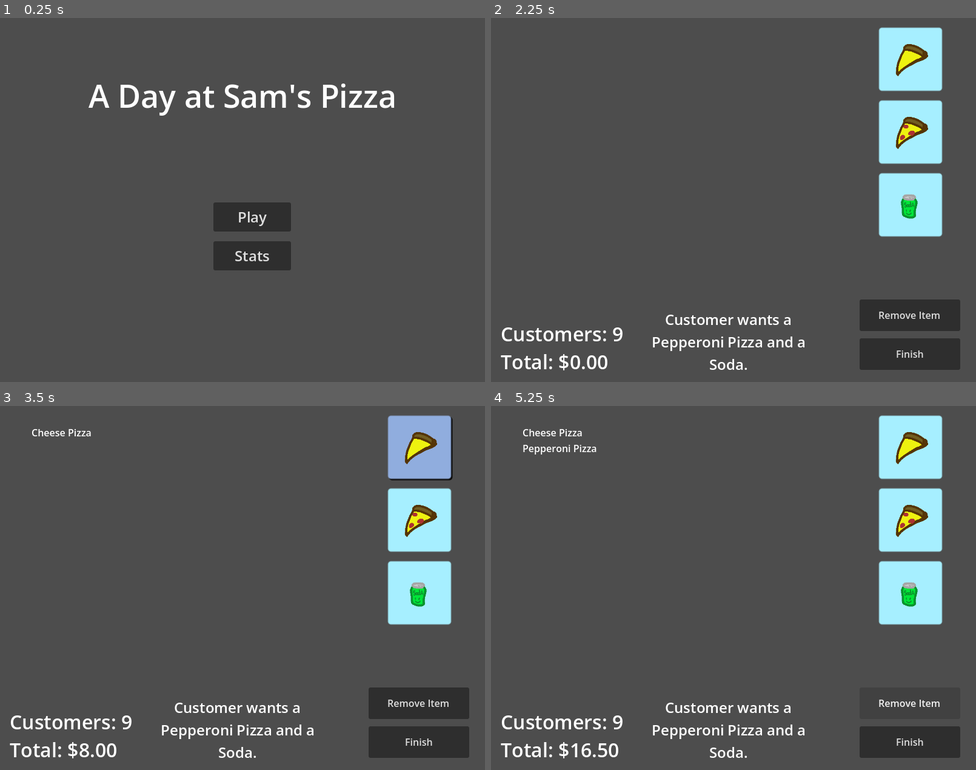
Above: before the commit, frames 1-4 (two rows, left to right).
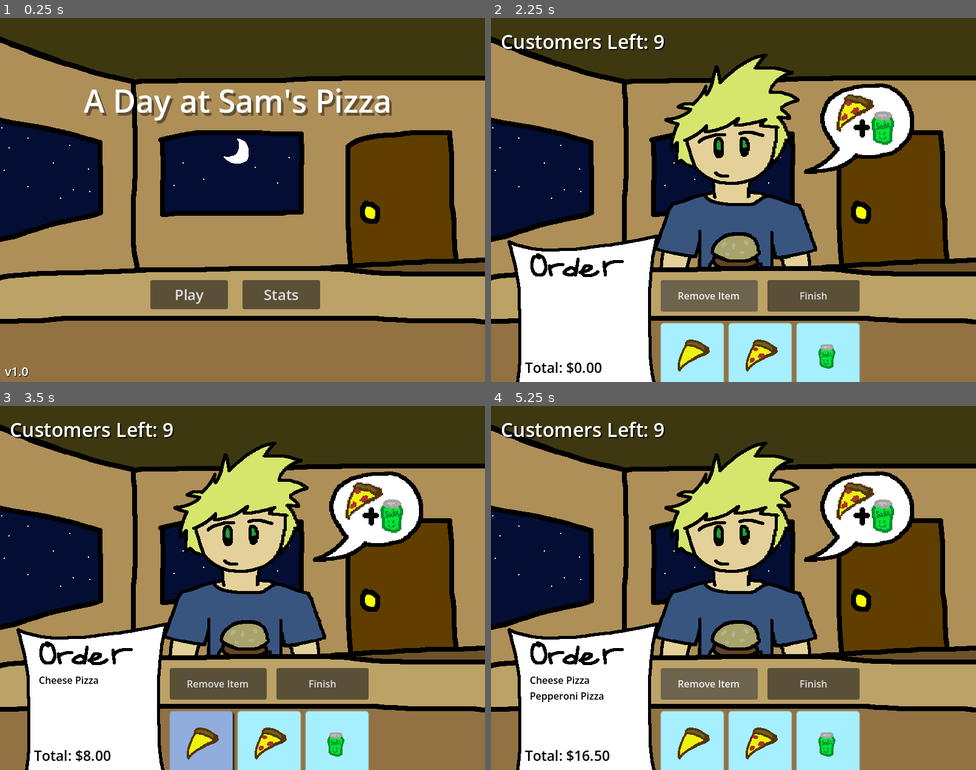
Above: after the commit, the same moments.

Repository: CollectorDev09/Sams-Pizza
Game: Godot game, scene res://scenes/menu.tscn
Two runs of this game, one before a commit and one after it. Both use one fixed random seed, a clock stepped at 60 frames per second and the inputs below.
Inputs (mouse positions are in pixels of both pictures, inside the frame that each line leads up to; where the layout moved, square brackets give the same spot in the first picture):
- Up to frame 1 (0.25 s): no input
- Up to frame 2 (2.25 s): click "Stats" at 0.5 s; click "Back" at 1.25 s; click "Play" at 2 s
- Up to frame 3 (3.5 s): click (203, 740) [417, 446] at 2.75 s
- Up to frame 4 (5.25 s): click (762, 740) [908, 518] at 3.5 s; click (830, 740) [908, 591] at 4.25 s; click "Remove Item" at 5 s

The runs differ from the first frame. In frame 1, 97% of the frame differs, in the area x 0-100%, y 0-100%; in frame 2, 98%; in frame 3, 96%; in frame 4, 98%.

Commit message:
RELEASEE

Diff:
--- a/project.godot
+++ b/project.godot
@@ -13,7 +13,7 @@
 config/name="A Day at Sam's Pizza"
 run/main_scene="uid://ccm061yuoyhrw"
 config/features=PackedStringArray("4.6", "GL Compatibility")
-config/icon="res://icon.svg"
+config/icon="uid://mfn4hjbjoa8a"
 
 [autoload]
 
@@ -33,6 +33,7 @@
 
 [rendering]
 
+textures/canvas_textures/default_texture_filter=0
 rendering_device/driver.windows="d3d12"
 renderer/rendering_method="gl_compatibility"
 renderer/rendering_method.mobile="gl_compatibility"
--- a/scenes/main.tscn
+++ b/scenes/main.tscn
@@ -4,17 +4,137 @@
 [ext_resource type="Script" uid="uid://dyiukkuljwp6j" path="res://scripts/stats.gd" id="2_0wfyh"]
 [ext_resource type="Script" uid="uid://cse2so7kcpbet" path="res://scripts/playAgain.gd" id="3_85g3d"]
 [ext_resource type="Script" uid="uid://dpgg36xgox5uj" path="res://scripts/GotoMainMenu.gd" id="3_choun"]
-[ext_resource type="Texture2D" uid="uid://cgshqgawvfym1" path="res://images/Cheese.png" id="3_jyhfs"]
+[ext_resource type="Texture2D" uid="uid://cgshqgawvfym1" path="res://images/game/items/Cheese.png" id="3_jyhfs"]
 [ext_resource type="StyleBox" uid="uid://dom7cclwgceme" path="res://styles/buttons/item.tres" id="3_tbgi4"]
-[ext_resource type="Texture2D" uid="uid://mfn4hjbjoa8a" path="res://images/Pepperoni.png" id="4_tbgi4"]
+[ext_resource type="Texture2D" uid="uid://mfn4hjbjoa8a" path="res://images/game/items/Pepperoni.png" id="4_tbgi4"]
 [ext_resource type="StyleBox" uid="uid://84amqjkgurww" path="res://styles/buttons/itemPressed.tres" id="4_tefeu"]
-[ext_resource type="Texture2D" uid="uid://ukj0n2lbjdxx" path="res://images/GoldSoda.png" id="7_o6xl0"]
+[ext_resource type="Texture2D" uid="uid://btxa4nxsrh30y" path="res://images/game/characters/Macy.png" id="5_muem4"]
+[ext_resource type="Texture2D" uid="uid://cncr4xv1mqdwh" path="res://images/game/characters/Star.png" id="6_dp3eg"]
+[ext_resource type="Texture2D" uid="uid://ukj0n2lbjdxx" path="res://images/game/items/GoldSoda.png" id="7_o6xl0"]
 [ext_resource type="StyleBox" uid="uid://dowuwtmrye1m5" path="res://styles/buttons/itemHover.tres" id="7_tipki"]
+[ext_resource type="Texture2D" uid="uid://gskilcafc1xy" path="res://images/game/ChatBubble.png" id="8_dp3eg"]
+[ext_resource type="Texture2D" uid="uid://d08e7edv0nqt5" path="res://images/game/ChatItems.png" id="9_0ld40"]
+[ext_resource type="Texture2D" uid="uid://bqjjjoblcrm2i" path="res://images/game/pizzaShop/Sky_night.png" id="11_trceg"]
+[ext_resource type="Texture2D" uid="uid://cwl4pxtidm15p" path="res://images/game/pizzaShop/Place.png" id="12_a8y0u"]
+[ext_resource type="Texture2D" uid="uid://cobsq743bfav1" path="res://images/game/pizzaShop/Desk.png" id="13_jkv2x"]
+[ext_resource type="Texture2D" uid="uid://2fjrhmf8eshr" path="res://images/game/OrderPaper.png" id="14_a8y0u"]
+[ext_resource type="Texture2D" uid="uid://bya72yyly668f" path="res://images/game/characters/Jonathan.png" id="15_jkv2x"]
+
+[sub_resource type="SpriteFrames" id="SpriteFrames_jbj1t"]
+animations = [{
+"frames": [{
+"duration": 1.0,
+"texture": ExtResource("15_jkv2x")
+}],
+"loop": true,
+"name": &"Jonathan",
+"speed": 5.0
+}, {
+"frames": [{
+"duration": 1.0,
+"texture": ExtResource("5_muem4")
+}],
+"loop": true,
+"name": &"Macy",
+"speed": 5.0
+}, {
+"frames": [{
+"duration": 1.0,
+"texture": ExtResource("6_dp3eg")
+}],
+"loop": true,
+"name": &"Star",
+"speed": 5.0
+}]
+
+[sub_resource type="AtlasTexture" id="AtlasTexture_gqmmt"]
+atlas = ExtResource("9_0ld40")
+region = Rect2(0, 55, 71, 55)
+
+[sub_resource type="AtlasTexture" id="AtlasTexture_yc10j"]
+atlas = ExtResource("9_0ld40")
+region = Rect2(0, 0, 71, 55)
+
+[sub_resource type="AtlasTexture" id="AtlasTexture_jscy8"]
+atlas = ExtResource("9_0ld40")
+region = Rect2(71, 55, 71, 55)
+
+[sub_resource type="AtlasTexture" id="AtlasTexture_pm3ni"]
+atlas = ExtResource("9_0ld40")
+region = Rect2(71, 0, 71, 55)
+
+[sub_resource type="SpriteFrames" id="SpriteFrames_y6deb"]
+animations = [{
+"frames": [{
+"duration": 1.0,
+"texture": SubResource("AtlasTexture_gqmmt")
+}],
+"loop": true,
+"name": &"Cheese",
+"speed": 5.0
+}, {
+"frames": [{
+"duration": 1.0,
+"texture": SubResource("AtlasTexture_yc10j")
+}],
+"loop": true,
+"name": &"CheeseSoda",
+"speed": 5.0
+}, {
+"frames": [{
+"duration": 1.0,
+"texture": SubResource("AtlasTexture_jscy8")
+}],
+"loop": true,
+"name": &"Pepper",
+"speed": 5.0
+}, {
+"frames": [{
+"duration": 1.0,
+"texture": SubResource("AtlasTexture_pm3ni")
+}],
+"loop": true,
+"name": &"PepperSoda",
+"speed": 5.0
+}]
 
 [node name="Main" type="Node2D" unique_id=1615080614]
 script = ExtResource("1_o5qli")
 
+[node name="BG" type="CanvasLayer" parent="." unique_id=1652939463]
+layer = -1
+
+[node name="BG" type="Sprite2D" parent="BG" unique_id=1346253311]
+texture = ExtResource("11_trceg")
+centered = false
+
+[node name="Place" type="Sprite2D" parent="BG" unique_id=741426854]
+texture = ExtResource("12_a8y0u")
+centered = false
+
+[node name="Character" type="AnimatedSprite2D" parent="BG" unique_id=412132536]
+position = Vector2(408, 240)
+sprite_frames = SubResource("SpriteFrames_jbj1t")
+animation = &"Jonathan"
+
+[node name="Desk" type="Sprite2D" parent="BG" unique_id=1800753090]
+position = Vector2(0, 390)
+texture = ExtResource("13_jkv2x")
+centered = false
+
+[node name="ChatBubble" type="Sprite2D" parent="BG" unique_id=254748596]
+position = Vector2(608, 184.00002)
+scale = Vector2(-1.321, 1.179)
+texture = ExtResource("8_dp3eg")
+
+[node name="ChatItem" type="AnimatedSprite2D" parent="BG" unique_id=131014526]
+position = Vector2(619.1875, 168.31252)
+scale = Vector2(1.6672534, 1.7340906)
+sprite_frames = SubResource("SpriteFrames_y6deb")
+animation = &"PepperSoda"
+
 [node name="StatsHUD" type="CanvasLayer" parent="." unique_id=828023848]
+visible = false
 script = ExtResource("2_0wfyh")
 
 [node name="BG" type="ColorRect" parent="StatsHUD" unique_id=876052792]
@@ -78,17 +198,11 @@
 [node name="MainHUD" type="CanvasLayer" parent="." unique_id=1070360870]
 layer = 0
 
-[node name="Items" type="Label" parent="MainHUD" unique_id=1461138221]
-offset_left = 52.0
-offset_top = 32.0
-offset_right = 307.0
-offset_bottom = 385.0
-
 [node name="CheesePizzaButton" type="Button" parent="MainHUD" unique_id=1771041734]
-offset_left = 640.0
-offset_top = 16.0
-offset_right = 744.0
-offset_bottom = 120.0
+offset_left = 280.0
+offset_top = 503.0
+offset_right = 384.0
+offset_bottom = 607.0
 theme_override_styles/normal = ExtResource("3_tbgi4")
 theme_override_styles/pressed = ExtResource("4_tefeu")
 theme_override_styles/hover = ExtResource("7_tipki")
@@ -96,10 +210,10 @@
 expand_icon = true
 
 [node name="PepperoniPizzaButton" type="Button" parent="MainHUD" unique_id=202157933]
-offset_left = 640.0
-offset_top = 136.0
-offset_right = 744.0
-offset_bottom = 240.0
+offset_left = 392.0
+offset_top = 503.0
+offset_right = 496.0
+offset_bottom = 607.0
 theme_override_styles/normal = ExtResource("3_tbgi4")
 theme_override_styles/pressed = ExtResource("4_tefeu")
 theme_override_styles/hover = ExtResource("7_tipki")
@@ -107,10 +221,10 @@
 expand_icon = true
 
 [node name="SodaButton" type="Button" parent="MainHUD" unique_id=166055828]
-offset_left = 640.0
-offset_top = 256.0
-offset_right = 744.0
-offset_bottom = 360.0
+offset_left = 504.0
+offset_top = 503.0
+offset_right = 608.0
+offset_bottom = 607.0
 theme_override_styles/normal = ExtResource("3_tbgi4")
 theme_override_styles/pressed = ExtResource("4_tefeu")
 theme_override_styles/hover = ExtResource("7_tipki")
@@ -118,33 +232,29 @@
 expand_icon = true
 
 [node name="RemoveButton" type="Button" parent="MainHUD" unique_id=1972082353]
-offset_left = 608.0
-offset_top = 464.0
-offset_right = 774.0
-offset_bottom = 516.0
+offset_left = 280.0
+offset_top = 432.0
+offset_right = 440.0
+offset_bottom = 484.0
 text = "Remove Item"
 
 [node name="CustomersText" type="Label" parent="MainHUD" unique_id=373459955]
 offset_left = 16.0
-offset_top = 498.0
-offset_right = 110.0
-offset_bottom = 543.0
+offset_top = 16.0
+offset_right = 296.0
+offset_bottom = 61.0
+theme_override_colors/font_shadow_color = Color(0, 0, 0, 0.61960787)
+theme_override_constants/shadow_offset_x = 2
+theme_override_constants/shadow_offset_y = 2
 theme_override_font_sizes/font_size = 32
 text = "Customers:"
 
-[node name="TotalText" type="Label" parent="MainHUD" unique_id=1669967727]
-offset_left = 16.0
-offset_top = 544.0
-offset_right = 103.0
-offset_bottom = 589.0
-theme_override_font_sizes/font_size = 32
-text = "Total:"
-
 [node name="RequestText" type="Label" parent="MainHUD" unique_id=1570861763]
+visible = false
 offset_left = 240.0
-offset_top = 480.0
+offset_top = 88.0
 offset_right = 544.0
-offset_bottom = 578.0
+offset_bottom = 186.0
 theme_override_font_sizes/font_size = 24
 text = "Cusat"
 horizontal_alignment = 1
@@ -152,11 +262,31 @@
 autowrap_mode = 2
 
 [node name="FinishButton" type="Button" parent="MainHUD" unique_id=1993917305]
-offset_left = 608.0
-offset_top = 528.0
-offset_right = 774.0
-offset_bottom = 580.0
+offset_left = 456.0
+offset_top = 432.0
+offset_right = 608.0
+offset_bottom = 484.0
 text = "Finish"
+
+[node name="Paper" type="Sprite2D" parent="MainHUD" unique_id=1118842769]
+position = Vector2(159.5, 503.5)
+texture = ExtResource("14_a8y0u")
+
+[node name="Items" type="Label" parent="MainHUD" unique_id=1461138221]
+offset_left = 63.5
+offset_top = 439.5
+offset_right = 247.5
+offset_bottom = 543.5
+theme_override_colors/font_color = Color(0, 0, 0, 1)
+
+[node name="TotalText" type="Label" parent="MainHUD" unique_id=1669967727]
+offset_left = 55.5
+offset_top = 559.5
+offset_right = 167.5
+offset_bottom = 591.5
+theme_override_colors/font_color = Color(0, 0, 0, 1)
+theme_override_font_sizes/font_size = 23
+text = "Total:"
 
 [connection signal="pressed" from="StatsHUD/MainMenuButton" to="StatsHUD/MainMenuButton" method="_pressed"]
 [connection signal="pressed" from="StatsHUD/PlayAgainButton" to="StatsHUD/PlayAgainButton" method="_pressed"]
--- a/scenes/menu.tscn
+++ b/scenes/menu.tscn
@@ -1,18 +1,34 @@
 [gd_scene format=3 uid="uid://ccm061yuoyhrw"]
 
+[ext_resource type="Texture2D" uid="uid://bqjjjoblcrm2i" path="res://images/game/pizzaShop/Sky_night.png" id="1_4ytvr"]
 [ext_resource type="Script" uid="uid://c3prm447ff2h3" path="res://scripts/menu/playButton.gd" id="1_yqeox"]
+[ext_resource type="Texture2D" uid="uid://cwl4pxtidm15p" path="res://images/game/pizzaShop/Place.png" id="2_g3eks"]
 [ext_resource type="Script" uid="uid://byvan63mdsld0" path="res://scripts/menu/statsButton.gd" id="2_vjb58"]
+[ext_resource type="Texture2D" uid="uid://cobsq743bfav1" path="res://images/game/pizzaShop/Desk.png" id="3_v86rl"]
 
 [node name="Menu" type="Node2D" unique_id=1771713687]
+
+[node name="BG" type="Sprite2D" parent="." unique_id=1523876080]
+texture = ExtResource("1_4ytvr")
+centered = false
+
+[node name="Place" type="Sprite2D" parent="." unique_id=1235987820]
+texture = ExtResource("2_g3eks")
+centered = false
+
+[node name="Desk" type="Sprite2D" parent="." unique_id=1906413111]
+position = Vector2(0, 390)
+texture = ExtResource("3_v86rl")
+centered = false
 
 [node name="Play" type="Button" parent="." unique_id=73038390]
 anchors_preset = 2
 anchor_top = 1.0
 anchor_bottom = 1.0
-offset_left = 352.0
-offset_top = 304.0
-offset_right = 480.0
-offset_bottom = 352.0
+offset_left = 248.0
+offset_top = 432.0
+offset_right = 376.0
+offset_bottom = 480.0
 grow_vertical = 0
 size_flags_horizontal = 4
 size_flags_vertical = 4
@@ -24,10 +40,10 @@
 anchors_preset = 2
 anchor_top = 1.0
 anchor_bottom = 1.0
-offset_left = 352.0
-offset_top = 368.0
-offset_right = 480.0
-offset_bottom = 416.0
+offset_left = 400.0
+offset_top = 432.0
+offset_right = 528.0
+offset_bottom = 480.0
 grow_vertical = 0
 size_flags_horizontal = 4
 size_flags_vertical = 4
@@ -35,11 +51,25 @@
 text = "Stats"
 script = ExtResource("2_vjb58")
 
+[node name="Version" type="Label" parent="." unique_id=25393234]
+offset_left = 8.0
+offset_top = 568.0
+offset_right = 56.0
+offset_bottom = 596.0
+theme_override_colors/font_shadow_color = Color(0, 0, 0, 0.7058824)
+theme_override_font_sizes/font_size = 20
+text = "v1.0"
+
 [node name="Label" type="Label" parent="." unique_id=2122272813]
-offset_left = 128.0
-offset_top = 88.0
-offset_right = 672.0
-offset_bottom = 168.0
+offset_left = 120.0
+offset_top = 96.0
+offset_right = 664.0
+offset_bottom = 176.0
+theme_override_colors/font_shadow_color = Color(0, 0, 0, 0.4392157)
+theme_override_constants/shadow_offset_x = 4
+theme_override_constants/shadow_offset_y = 5
+theme_override_constants/outline_size = 0
+theme_override_constants/shadow_outline_size = 0
 theme_override_font_sizes/font_size = 52
 text = "A Day at Sam's Pizza"
 horizontal_alignment = 1
--- a/scenes/stats.tscn
+++ b/scenes/stats.tscn
@@ -1,54 +1,66 @@
 [gd_scene format=3 uid="uid://bbd61t3we7rmc"]
 
 [ext_resource type="Script" uid="uid://drl42y63c2v8f" path="res://scripts/stats/stats.gd" id="1_3f7q0"]
+[ext_resource type="Texture2D" uid="uid://bqjjjoblcrm2i" path="res://images/game/pizzaShop/Sky_night.png" id="2_lfxck"]
+[ext_resource type="Texture2D" uid="uid://cwl4pxtidm15p" path="res://images/game/pizzaShop/Place.png" id="3_lid6g"]
+[ext_resource type="Texture2D" uid="uid://cobsq743bfav1" path="res://images/game/pizzaShop/Desk.png" id="4_8yy15"]
+[ext_resource type="Texture2D" uid="uid://13bm2ap7wcj3" path="res://images/stats/StatPaper.png" id="5_lid6g"]
 
 [node name="Stats" type="Node2D" unique_id=1006589085]
 script = ExtResource("1_3f7q0")
 
-[node name="Stats" type="Label" parent="." unique_id=2136799839]
-offset_left = 256.0
-offset_top = 8.0
-offset_right = 544.0
-offset_bottom = 96.0
-theme_override_font_sizes/font_size = 32
-text = "Stats"
-horizontal_alignment = 1
+[node name="BG" type="Sprite2D" parent="." unique_id=1198163837]
+texture = ExtResource("2_lfxck")
+centered = false
+
+[node name="Place" type="Sprite2D" parent="." unique_id=79033756]
+texture = ExtResource("3_lid6g")
+centered = false
+
+[node name="Desk" type="Sprite2D" parent="." unique_id=1470816858]
+position = Vector2(0, 390)
+texture = ExtResource("4_8yy15")
+centered = false
+
+[node name="StatPaper" type="Sprite2D" parent="." unique_id=378071228]
+position = Vector2(424, 296)
+texture = ExtResource("5_lid6g")
 
 [node name="ScoreLabel" type="Label" parent="." unique_id=1114787057]
-offset_left = 160.0
-offset_top = 200.0
-offset_right = 640.0
-offset_bottom = 240.0
-theme_override_font_sizes/font_size = 24
+offset_left = 320.0
+offset_top = 256.0
+offset_right = 536.0
+offset_bottom = 280.0
+theme_override_colors/font_color = Color(0, 0, 0, 1)
+theme_override_font_sizes/font_size = 16
 text = "Score:"
-horizontal_alignment = 1
 vertical_alignment = 1
 
 [node name="AccuracyLabel" type="Label" parent="." unique_id=648462821]
-offset_left = 160.0
-offset_top = 256.0
-offset_right = 640.0
-offset_bottom = 296.0
-theme_override_font_sizes/font_size = 24
+offset_left = 304.0
+offset_top = 280.0
+offset_right = 536.0
+offset_bottom = 304.0
+theme_override_colors/font_color = Color(0, 0, 0, 1)
+theme_override_font_sizes/font_size = 16
 text = "Accuracy:"
-horizontal_alignment = 1
 vertical_alignment = 1
 
 [node name="OrdersLabel" type="Label" parent="." unique_id=1244735395]
-offset_left = 160.0
-offset_top = 312.0
-offset_right = 640.0
-offset_bottom = 352.0
-theme_override_font_sizes/font_size = 24
+offset_left = 296.0
+offset_top = 304.0
+offset_right = 544.0
+offset_bottom = 328.0
+theme_override_colors/font_color = Color(0, 0, 0, 1)
+theme_override_font_sizes/font_size = 16
 text = "Total Orders:"
-horizontal_alignment = 1
 vertical_alignment = 1
 
 [node name="BackButton" type="Button" parent="." unique_id=192770944]
-offset_left = 8.0
-offset_top = 560.0
-offset_right = 80.0
-offset_bottom = 591.0
+offset_left = 328.0
+offset_top = 512.0
+offset_right = 504.0
+offset_bottom = 560.0
 text = "Back"
 
 [connection signal="pressed" from="BackButton" to="." method="_goBack"]
--- a/scripts/main.gd
+++ b/scripts/main.gd
@@ -6,6 +6,8 @@
 @onready var customersText: Label = $MainHUD/CustomersText
 @onready var statsHUD: CanvasLayer = $StatsHUD
 @onready var accuracyText: Label = get_node("StatsHUD/AccuracyText")
+@onready var character: AnimatedSprite2D = $BG/Character
+@onready var chatItem: AnimatedSprite2D = $BG/ChatItem
 
 var total = 0.00
 var points:int = 0
@@ -41,7 +43,16 @@
 	newCustomer()
 	updateText()
 
+var lastAnim = ""
+
 func newCustomer():
+	var anims = ["Jonathan", "Macy", "Star"]
+
+	while (character.animation.get_basename() == lastAnim):
+		character.play(anims[random.randi() % anims.size()])
+
+	lastAnim = character.animation.get_basename()
+	print(lastAnim)
 	Stats.orderAccuracy = Stats.getAccuracy(float(correctOrders), float(totalOrders))
 	accuracyText.text = "Accuracy: %.2f%%" % Stats.orderAccuracy
 	print(accuracyText.text)
@@ -58,19 +69,29 @@
 	requestArray.pop_front()
 	print("\n")
 
+	updateText()
+
 func updateText():
 	if (randomNum == 1 and not keys[customerWants] == "Soda"):
 		requestText.text = "Customer wants a %s and a Soda." % keys[customerWants]
+		if (keys[customerWants] == "Cheese Pizza"):
+			chatItem.play("CheeseSoda")
+		elif (keys[customerWants] == "Pepperoni Pizza"):
+			chatItem.play("PepperSoda")
 		requestArray.append("Soda")
 		# itemLabel.text = "%s\nSoda" % keys[customerWants]
 	else:
 		requestText.text = "Customer wants a %s" % keys[customerWants]
+		if (keys[customerWants] == "Cheese Pizza"):
+			chatItem.play("Cheese")
+		elif (keys[customerWants] == "Pepperoni Pizza"):
+			chatItem.play("Pepper")
 		# itemLabel.text = keys[customerWants]
 
 	total_text.text = "Total: $%.2f" % total
 	scoreText.text = "Score: %d" % points
 
-	customersText.text = "Customers: %d" % customers
+	customersText.text = "Customers Left: %d" % customers
 	itemLabel.text = arrayItems(itemArray)
 
 # Called every frame. 'delta' is the elapsed time since the previous frame.
@@ -101,7 +122,7 @@
 	return round(num * pow(10.0, digit)) / pow(10.0, digit)
 
 func addItem(name:String):
-	if (itemArray.size() == 10): return
+	if (itemArray.size() == 3): return
 
 	itemArray.append(name)
 	if itemArray[0] == "":
Not shown, added: export_presets.cfg
Binary file added: images/game/ChatBubble.png
Not shown, changed: images/game/ChatBubble.png.import
Binary file added: images/game/ChatItems.png
Not shown, added: images/game/ChatItems.png.import
Binary file added: images/game/OrderPaper.png
Not shown, changed: images/game/OrderPaper.png.import
Binary file added: images/game/characters/Jonathan.png
Not shown, added: images/game/characters/Jonathan.png.import
Binary file added: images/game/characters/Macy.png
Not shown, added: images/game/characters/Macy.png.import
Binary file added: images/game/characters/Star.png
(and 15 more such lines)
